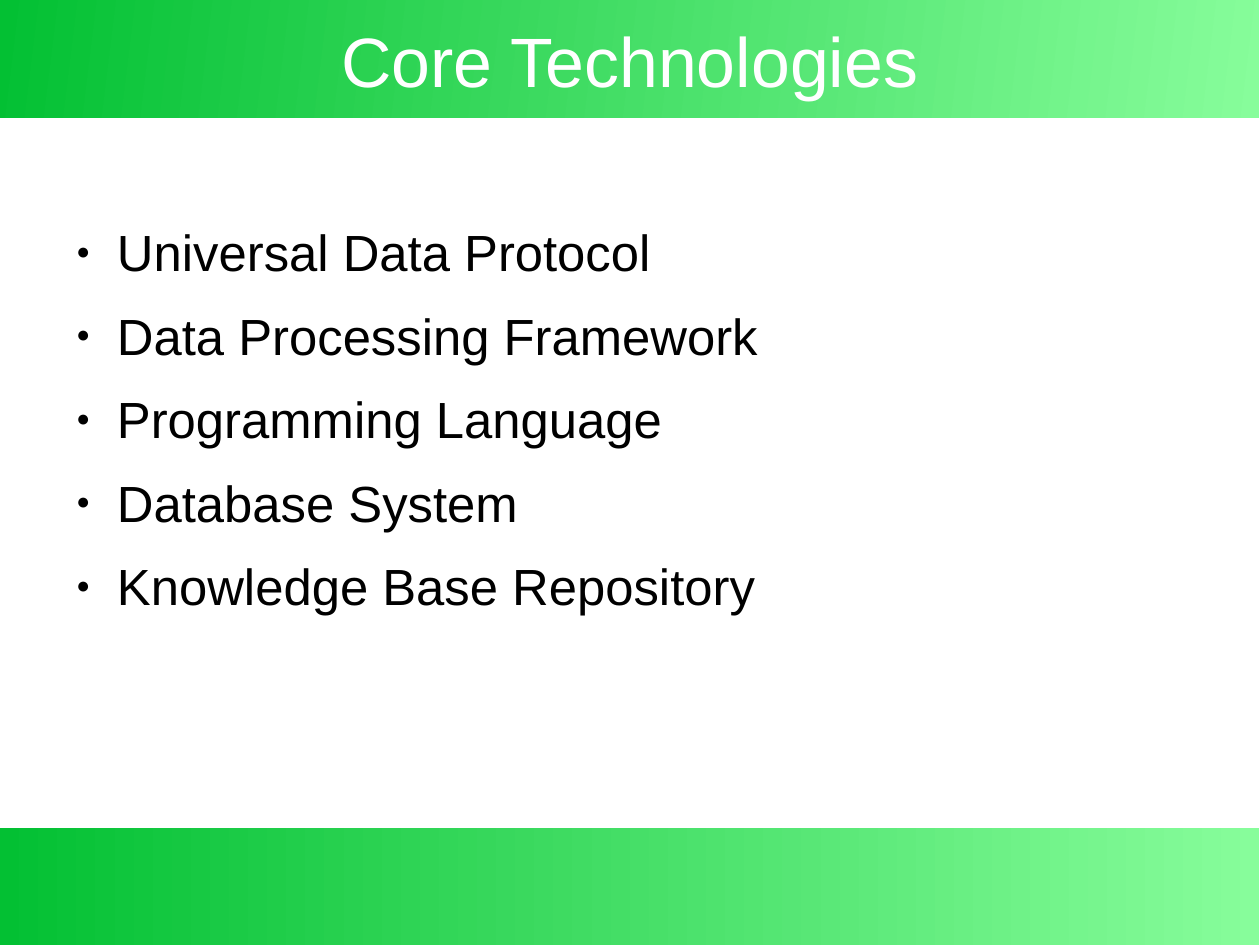
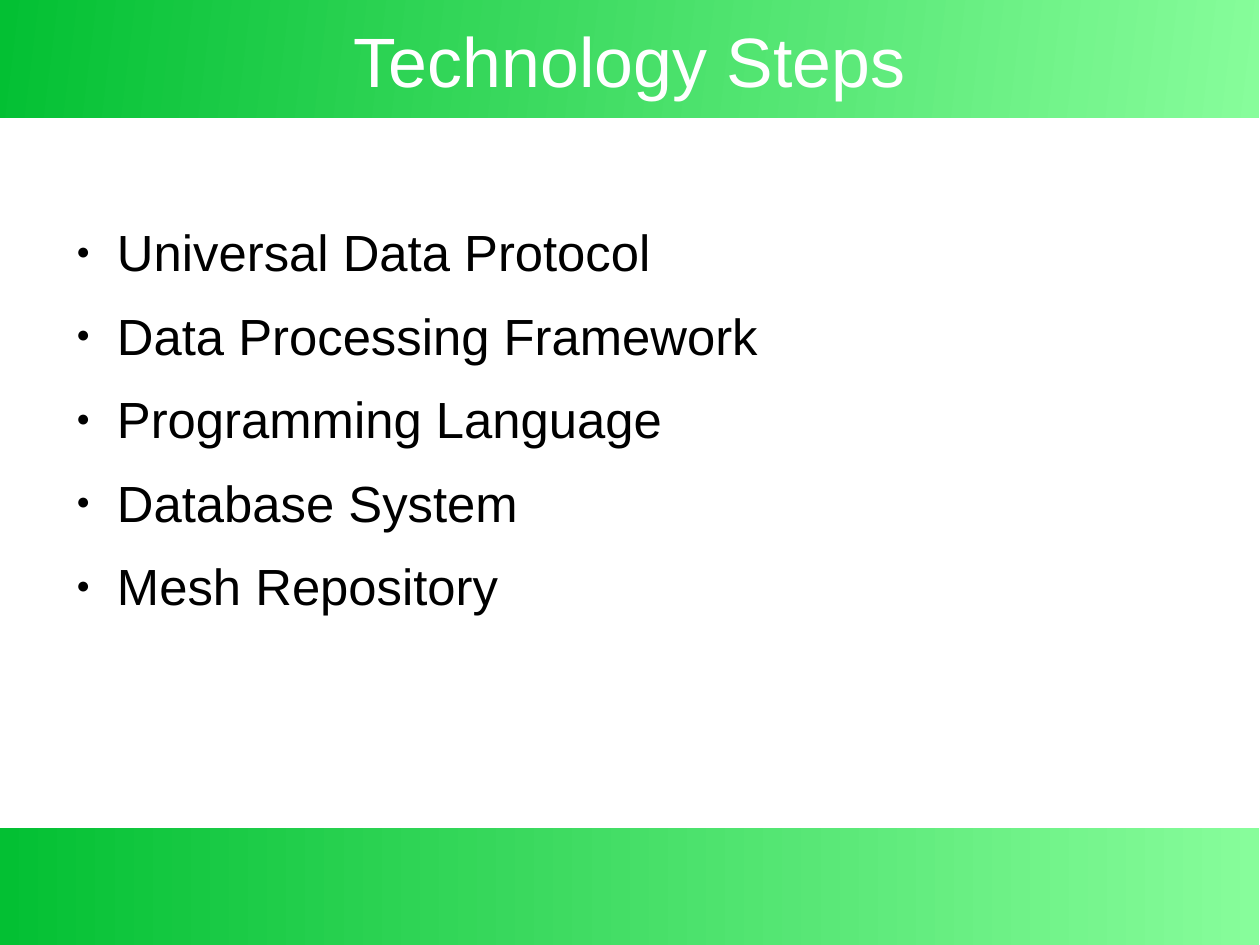
Before and after one commit to exbin/exbin-doc, a slide deck: slide 7 of presentation/exbin-overview.odp (slide 6 before the commit). Drawn at 1260x945 pixels with LibreOffice and Linux fonts; fonts in the diff are those of the drawing. Boxes give left, top, right and bottom in pixels: in the first picture for what was removed or moved away, otherwise in the second. Text is boxed around its words. In the diff, an @@ line names an element or a change of style, - is before the commit and + after.

```diff
--- a/presentation/exbin-overview.odp
+++ b/presentation/exbin-overview.odp
@@ title at (354,36,905,100): text changed @@
-Core Technologies
+Technology Steps
@@ text at (117,568,498,616): text changed @@
-● Knowledge Base Repository
+● Mesh Repository
```
Also in this commit, not shown: 4 other slides changed, 8 slides added, 1 slide removed, 2 other files.
